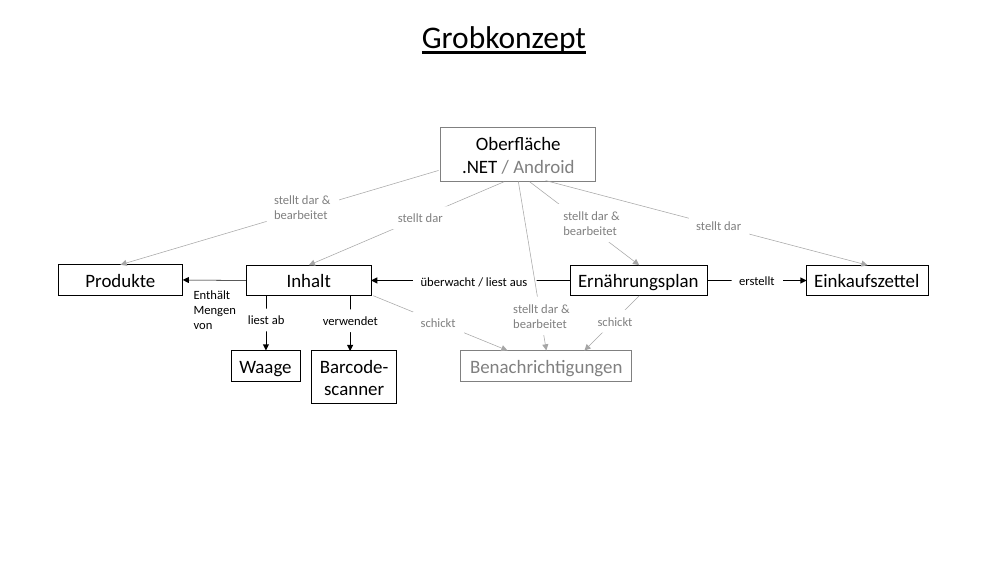
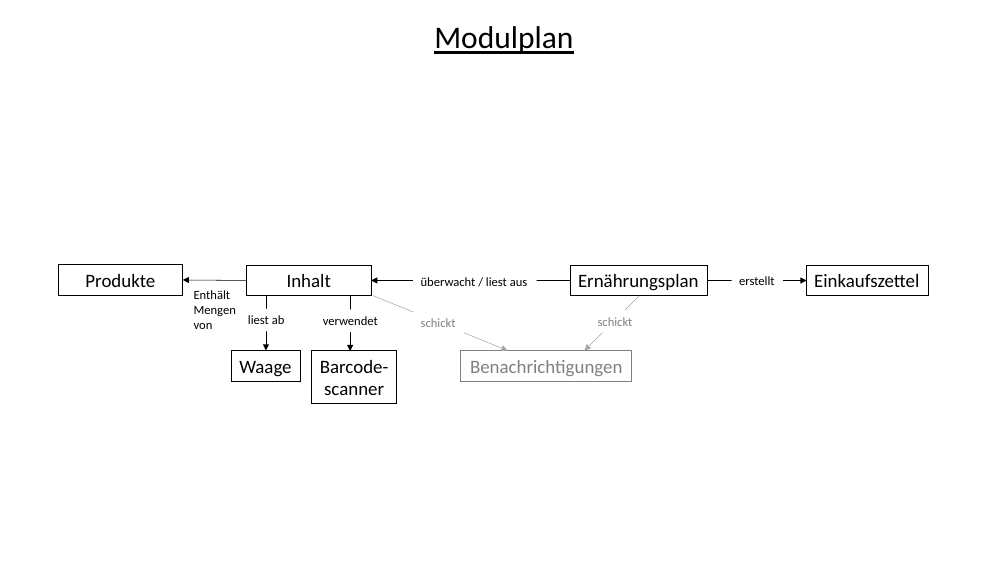
Before and after one commit to juliusbaechle/Smart-ReFITgerator, a slide deck: slide 2 of Dokumentation/grobkonzept.pptx (slide 1 before the commit). Drawn at 1008x567 pixels with LibreOffice and Linux fonts; fonts in the diff are those of the drawing. Boxes give left, top, right and bottom in pixels: in the first picture for what was removed or moved away, otherwise in the second. Text is boxed around its words. In the diff, an @@ line names an element or a change of style, - is before the commit and + after.

```diff
--- a/Dokumentation/grobkonzept.pptx
+++ b/Dokumentation/grobkonzept.pptx
@@ subtitle at (434,26,573,54): text changed @@
-Grobkonzept
+Modulplan
@@ rectangle removed at (441,128,596,181) @@
-Oberfläche
-.NET / Android
@@ arrow removed from (439, 170) to (120, 265) @@
@@ text removed at (274,195,327,219) @@
-stellt dar &
-bearbeitet
@@ arrow removed from (504, 181) to (309, 265) @@
@@ arrow removed from (519, 181) to (547, 351) @@
@@ arrow removed from (530, 181) to (640, 265) @@
@@ arrow removed from (546, 181) to (868, 265) @@
@@ text removed at (398,213,443,222) @@
-stellt dar
@@ text removed at (563,211,616,235) @@
-stellt dar &
-bearbeitet
@@ text removed at (696,221,741,230) @@
-stellt dar
@@ text removed at (513,304,566,328) @@
-stellt dar &
-bearbeitet
```
Also in this commit, not shown: 1 slide added, 1 other file.
